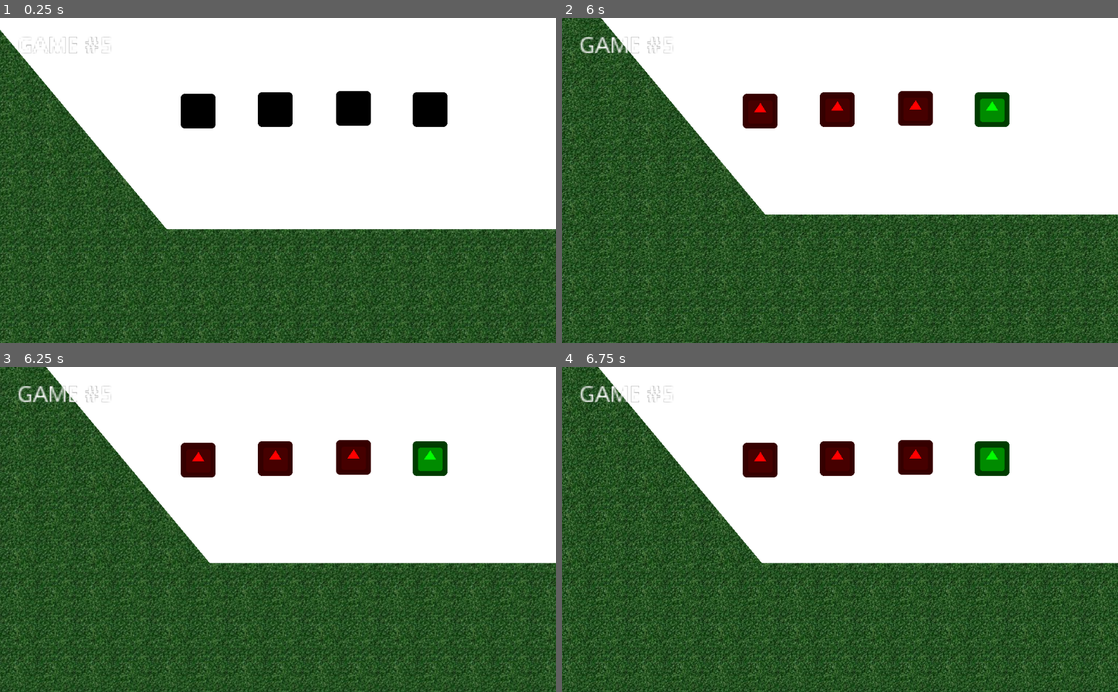
Above: before the commit, frames 1-4 (two rows, left to right).
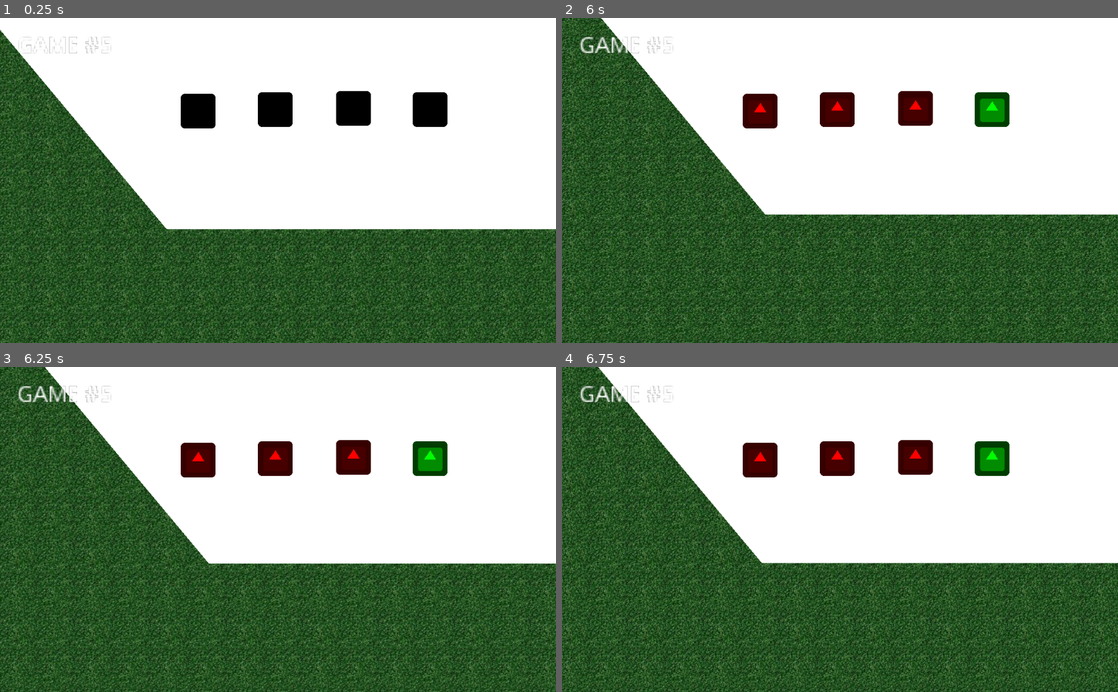
Above: after the commit, the same moments.

Repository: uspgamedev/Blueprint-Blast
Game: Godot game, scene res://test/TestRaceWithAI.tscn
Same seed, same stepped clock (60 frames per second), same inputs: the game is played once before the commit and once after it. This scene is started directly instead of the project's main scene. The engine's default icon, where the game draws it, is replaced by a stand-in: a white triangle on a blue panel in a dark square.
Inputs (mouse positions are in pixels of both pictures, inside the frame that each line leads up to):
- Up to frame 1 (0.25 s): no input
- Up to frame 2 (6 s): move the mouse to (739, 135) at 0.52 s; press the mouse at (739, 135) at 0.53 s; hold Right (ui_right) 0.53-1.28 s; move the mouse to (728, 196) at 1.27 s; release the mouse at (728, 196) at 1.28 s; hold A (reverse) 1.28-2.03 s; tap S (rotate_clockwise) at 1.35, 4.35 s; move the mouse to (895, 109) at 2.02 s; hold Right (ui_right) 2.03-2.78 s; hold W (rotate_counter_clockwise) 2.03-2.78 s; tap Enter at 2.75 s; move the mouse to (812, 245) at 2.77 s; hold D (accelerate) 2.78-3.53 s; tap Space (shoot) at 2.85, 5.85 s; tap R (reset) at 3.5, 4.25 s; move the mouse to (1006, 229) at 3.52 s; press the mouse at (1006, 229) at 3.53 s; hold Left (ui_left) 3.53-5.03 s; move the mouse to (673, 131) at 4.27 s; release the mouse at (673, 131) at 4.28 s; move the mouse to (867, 180) at 5.02 s; hold A (reverse) 5.03-5.78 s; hold W (rotate_counter_clockwise) 5.03-5.78 s; move the mouse to (756, 99) at 5.77 s; hold Right (ui_right) from 5.78 s (still down)
- Up to frame 3 (6.25 s): keep holding Right (ui_right)
- Up to frame 4 (6.75 s): move the mouse to (962, 513) at 6.52 s; release Right (ui_right) at 6.53 s; press the mouse at (962, 513) at 6.53 s; hold D (accelerate) from 6.53 s (still down)

Frames 1-2 are identical in both runs. In frame 3, 14% of the frame differs, in the area x 0-100%, y 0-100%; in frame 4, less than 0.1%.

Commit message:
Tweak bullet constants

Diff:
--- a/project/bullets/Bullet.gd
+++ b/project/bullets/Bullet.gd
@@ -6,19 +6,17 @@
 onready var area = ConvexPolygonArea.get_convex_polygon_area($CollisionPolygon2D.polygon)
 onready var area_ratio = area / MAX_AREA
 
-const VELOCITY := 1000
+const VELOCITY := 600
 const DAMAGE := 20
 const LIFETIME := 5
 const IMPULSE_FORCE := 200
 const ROTATION_FORCE = 2
 const RADIUS := 400
-const VELOCITY_FACTOR := [1.5, 0.2]
-const DAMAGE_FACTOR := [.8, 10]
+const VELOCITY_FACTOR := [1.4, 0.02]
+const DAMAGE_FACTOR := [.5, 10]
 const MAX_AREA = 11425
 
 func _ready():
-	printt("area", area)
-	printt("area_ratio", area_ratio)
 	$Lifetime.wait_time = LIFETIME
 	$Lifetime.start()
 	$Lifetime.connect("timeout", self, "queue_free")
